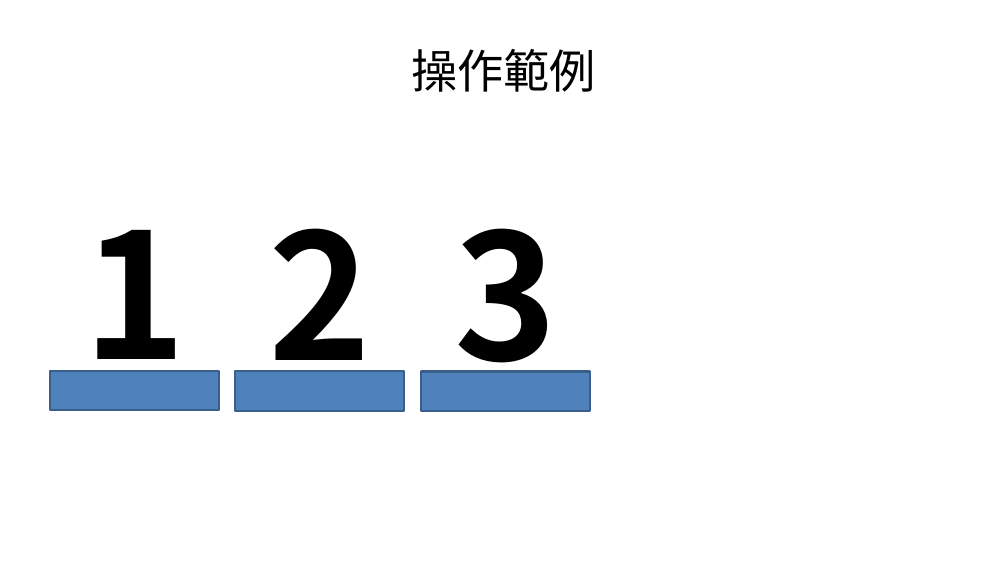
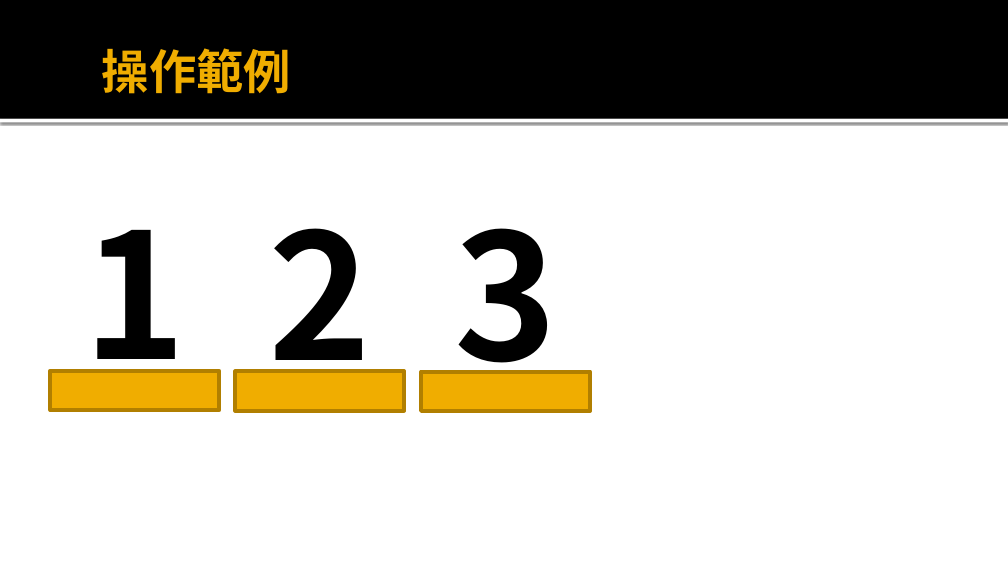
Before and after one commit to HCTsai/stylish_gesture_control, a slide deck: slide 5 of data/presentation_demo.pptx. Drawn at 1008x567 pixels with LibreOffice and Linux fonts; fonts in the diff are those of the drawing. Boxes give left, top, right and bottom in pixels: in the first picture for what was removed or moved away, otherwise in the second. Text is boxed around its words. In the diff, an @@ line names an element or a change of style, - is before the commit and + after.

```diff
--- a/data/presentation_demo.pptx
+++ b/data/presentation_demo.pptx
@@ rectangle added at (x1=0, y1=0, x2=1008, y2=119), fill #000000 @@
@@ title "操作範例" at (x1=102, y1=48, x2=291, y2=94): size 44 to 45 pt, text colour #000000 to #F0AD00, bold on; alignment centre to left @@
@@ rectangle added at (x1=0, y1=119, x2=1008, y2=123), fill #FFFFFF @@
@@ fill #4F81BD to #F0AD00; outline #3A5F8C 2 pt to #B28000 3.78 pt in 3 elements at (x1=235, y1=371, x2=404, y2=411), (x1=421, y1=371, x2=590, y2=411), (x1=51, y1=371, x2=219, y2=410) @@
```
Also in this commit, not shown: 11 other slides changed, 1 slide added, 1 slide removed, 12 other files.
